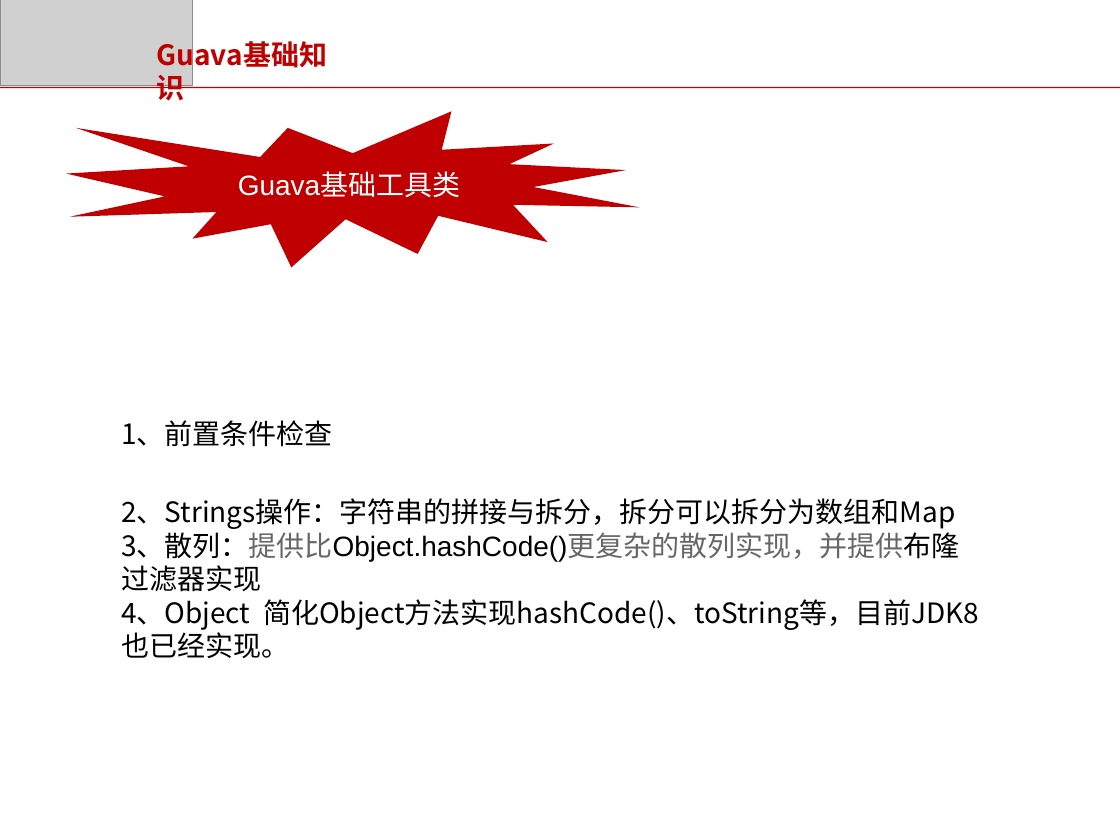
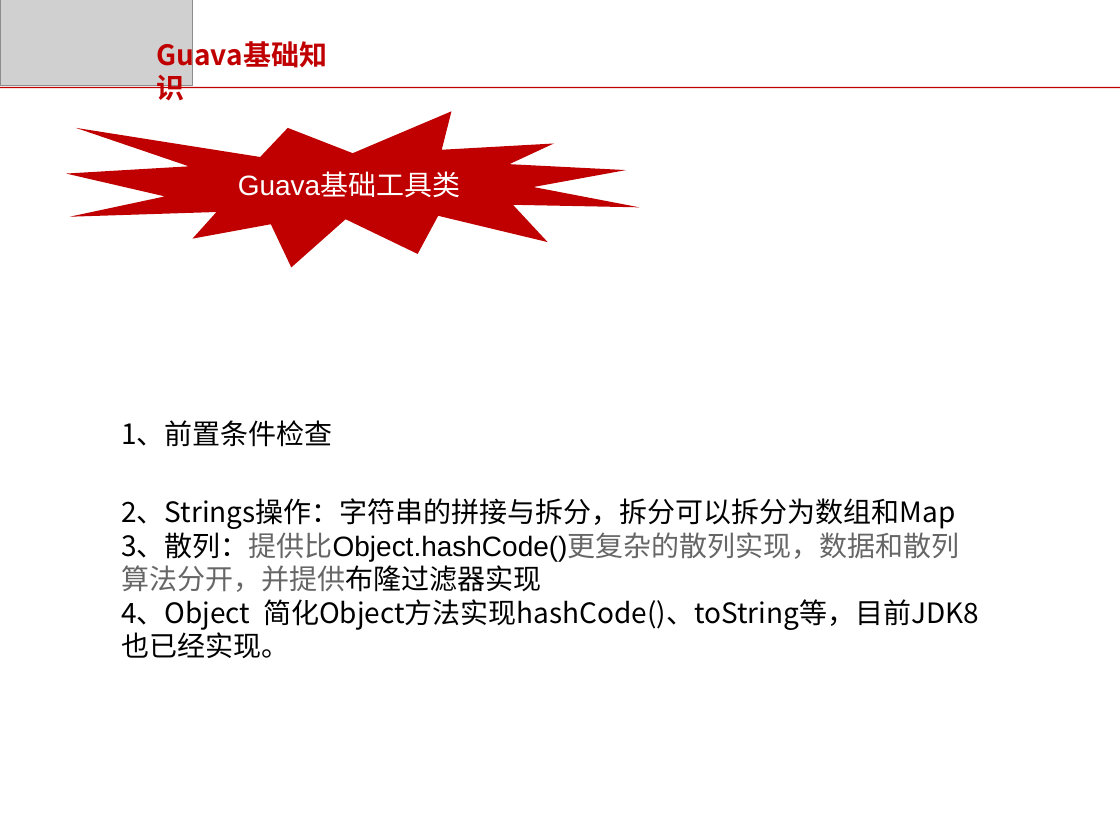
Before and after one commit to wychenlong/java, a slide deck: slide 6 of Java集合基础框架.pptx. Drawn at 1120x840 pixels with LibreOffice and Linux fonts; fonts in the diff are those of the drawing; grey boxes stand for pictures; background and template pictures are left out. Boxes give left, top, right and bottom in pixels: in the first picture for what was removed or moved away, otherwise in the second. Text is boxed around its words. In the diff, an @@ line names an element or a change of style, - is before the commit and + after.

```diff
--- a/Java集合基础框架.pptx
+++ b/Java集合基础框架.pptx
@@ text at (121,528,960,592): text changed @@
-3、散列：提供比Object.hashCode()更复杂的散列实现，并提供布隆过滤器实现
+3、散列：提供比Object.hashCode()更复杂的散列实现，数据和散列算法分开，并提供布隆过滤器实现
```
Also in this commit, not shown: 1 other slide changed, 2 slides added, 1 other file.
